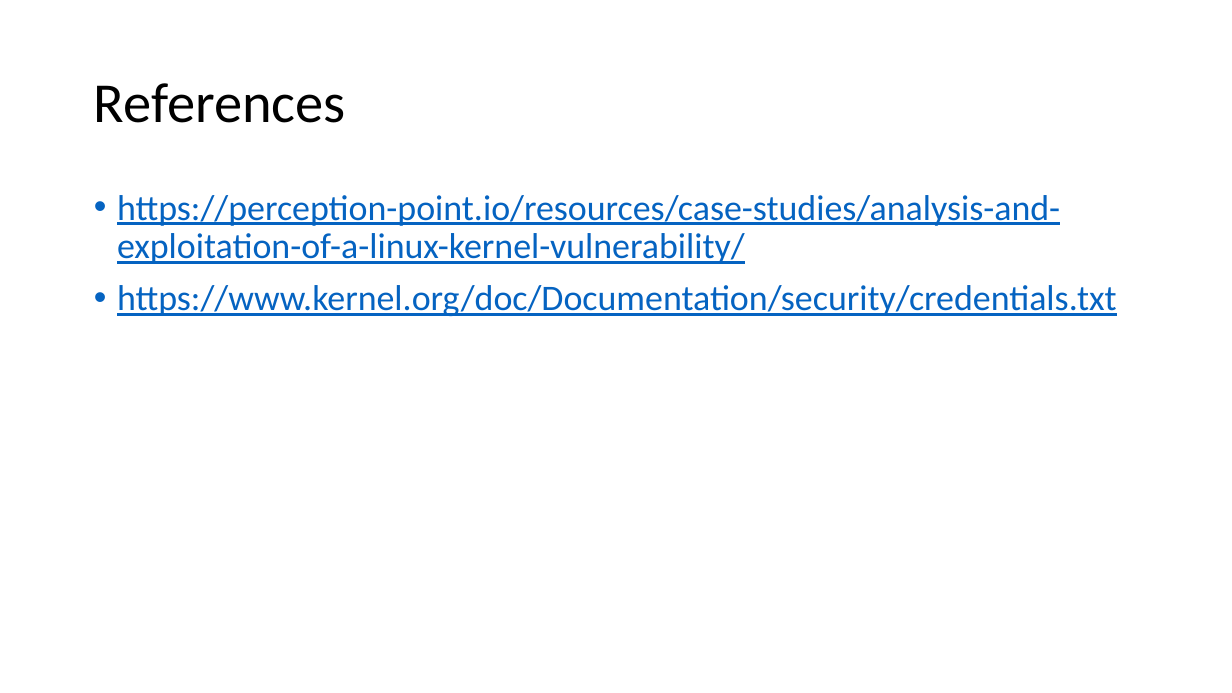
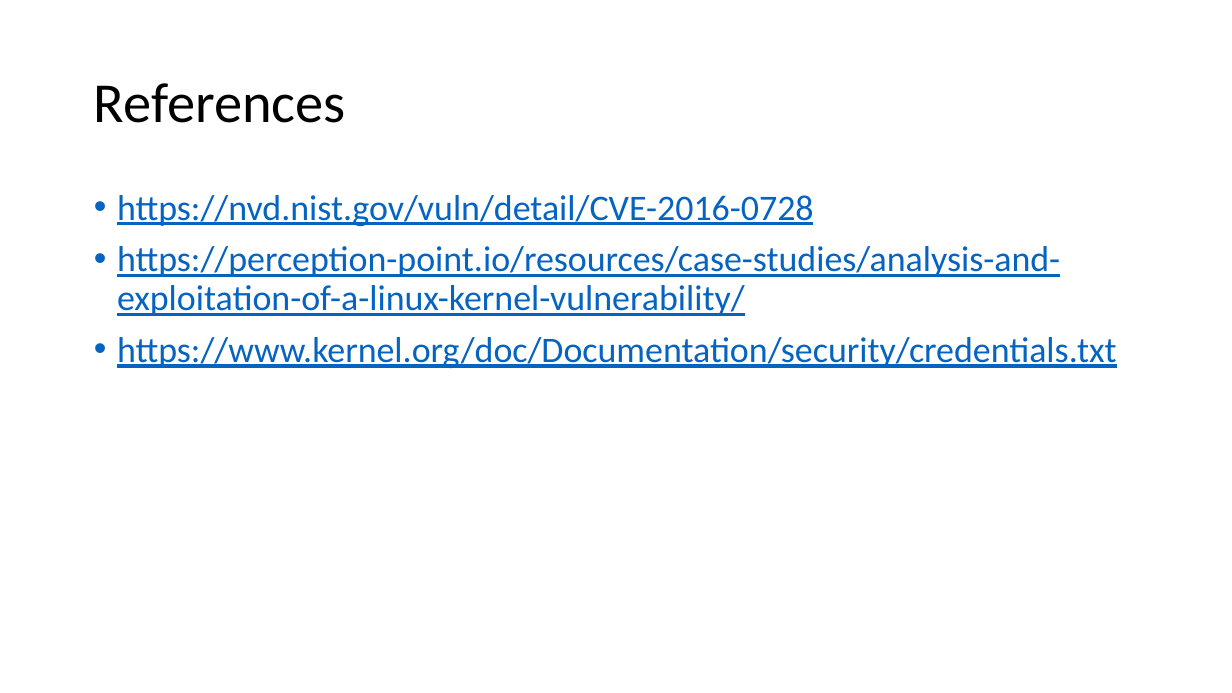
Before and after one commit to mudongliang/Kernel_Vulnerabilities, a slide deck: slide 9 of UAF/2016/CVE-2016-0728.pptx. Drawn at 1232x693 pixels with LibreOffice and Linux fonts; fonts in the diff are those of the drawing. Boxes give left, top, right and bottom in pixels: in the first picture for what was removed or moved away, otherwise in the second. Text is boxed around its words. In the diff, an @@ line names an element or a change of style, - is before the commit and + after.

```diff
--- a/UAF/2016/CVE-2016-0728.pptx
+++ b/UAF/2016/CVE-2016-0728.pptx
@@ text at box(117, 195, 814, 226): paragraph added @@
+• https://nvd.nist.gov/vuln/detail/CVE-2016-0728
```
Also in this commit, not shown: 1 other file.
